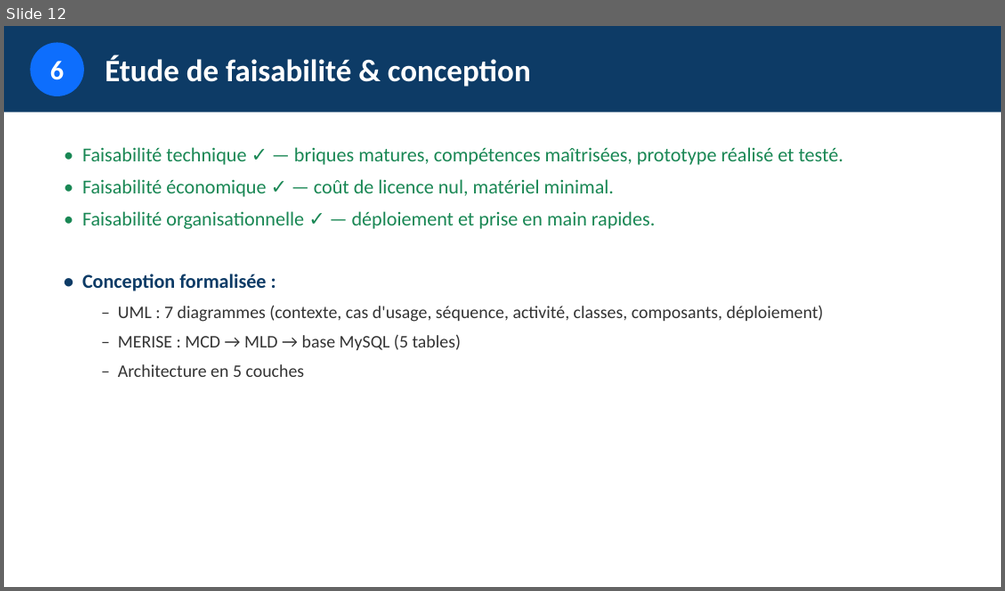
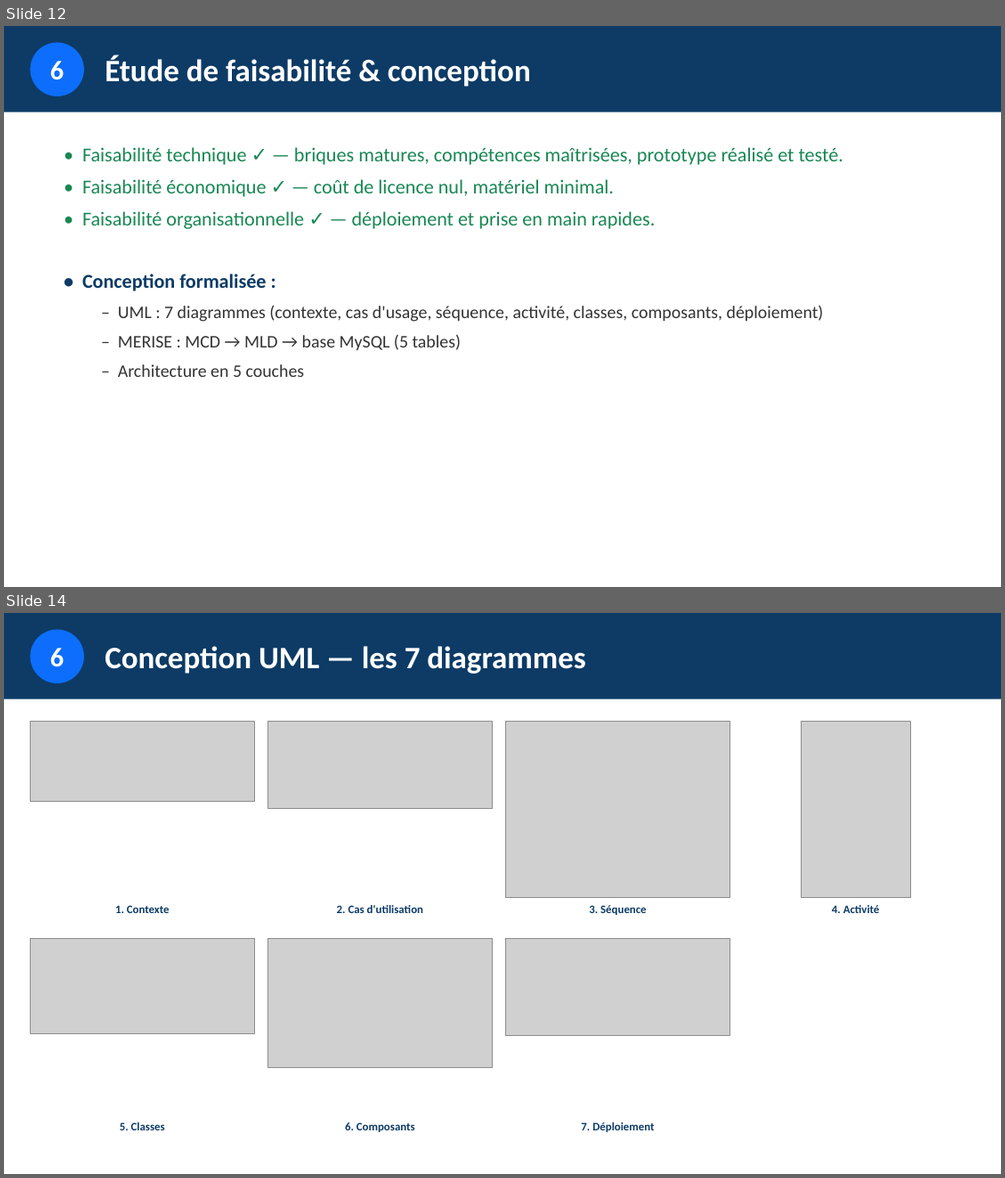
Before and after one commit to esperanceykouassi-bit/Supervision-reseau, a slide deck: soutenance/presentation-projet.pptx. Shown one above the other, each under a label of ours: slide 12 before the commit, slides 12 and 14 after it; the slides between them are not shown. The pictures are 1005x591 and 1005x1178 pixels, drawn with LibreOffice and Linux fonts; fonts in the diff are those of the drawing; grey boxes stand for pictures. Boxes give left, top, right and bottom in pixels: in the first picture for what was removed or moved away, otherwise in the second. Text is boxed around its words. In the diff, an @@ line names an element or a change of style, - is before the commit and + after.

```diff
--- a/soutenance/presentation-projet.pptx
+++ b/soutenance/presentation-projet.pptx
@@ slide 14 added at (4,613,1001,1174), background #FFFFFF @@
@@ rectangle added at (4,613,1001,699), fill #0D3B66 @@
@@ ellipse added at (30,629,84,683), fill #0D6EFD, 26 pt, text #FFFFFF, bold @@
+6
@@ text added at (105,646,586,674), 30 pt, text #FFFFFF, bold @@
+Conception UML — les 7 diagrammes
@@ picture added at (30,722,254,802) @@
@@ picture added at (268,722,493,809) @@
@@ picture added at (506,722,730,897) @@
@@ picture added at (801,722,910,897) @@
@@ text added at (115,905,170,913), 11 pt, text #0D3B66, bold @@
+1. Contexte
@@ text added at (337,905,423,913), 11 pt, text #0D3B66, bold @@
+2. Cas d'utilisation
@@ text added at (589,905,647,915), 11 pt, text #0D3B66, bold @@
+3. Séquence
@@ text added at (832,905,880,913), 11 pt, text #0D3B66, bold @@
+4. Activité
@@ picture added at (30,938,254,1033) @@
@@ picture added at (268,938,493,1068) @@
@@ picture added at (506,938,730,1036) @@
@@ text added at (120,1122,165,1130), 11 pt, text #0D3B66, bold @@
+5. Classes
@@ text added at (345,1122,415,1132), 11 pt, text #0D3B66, bold @@
+6. Composants
@@ text added at (581,1122,654,1132), 11 pt, text #0D3B66, bold @@
+7. Déploiement
```
Also in this commit, not shown: 1 slide changed, 10 other slides added, 19 other files.
